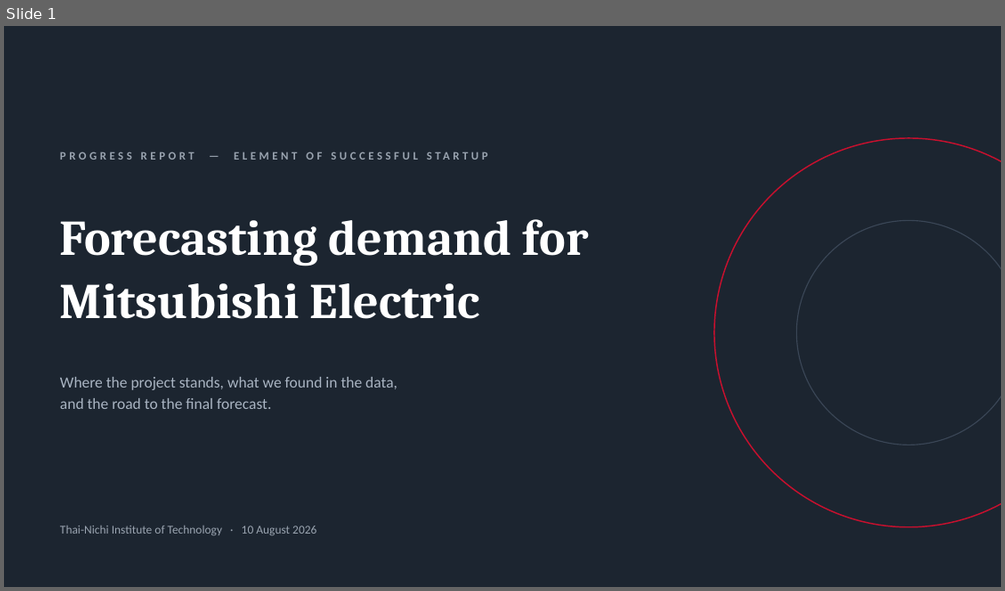
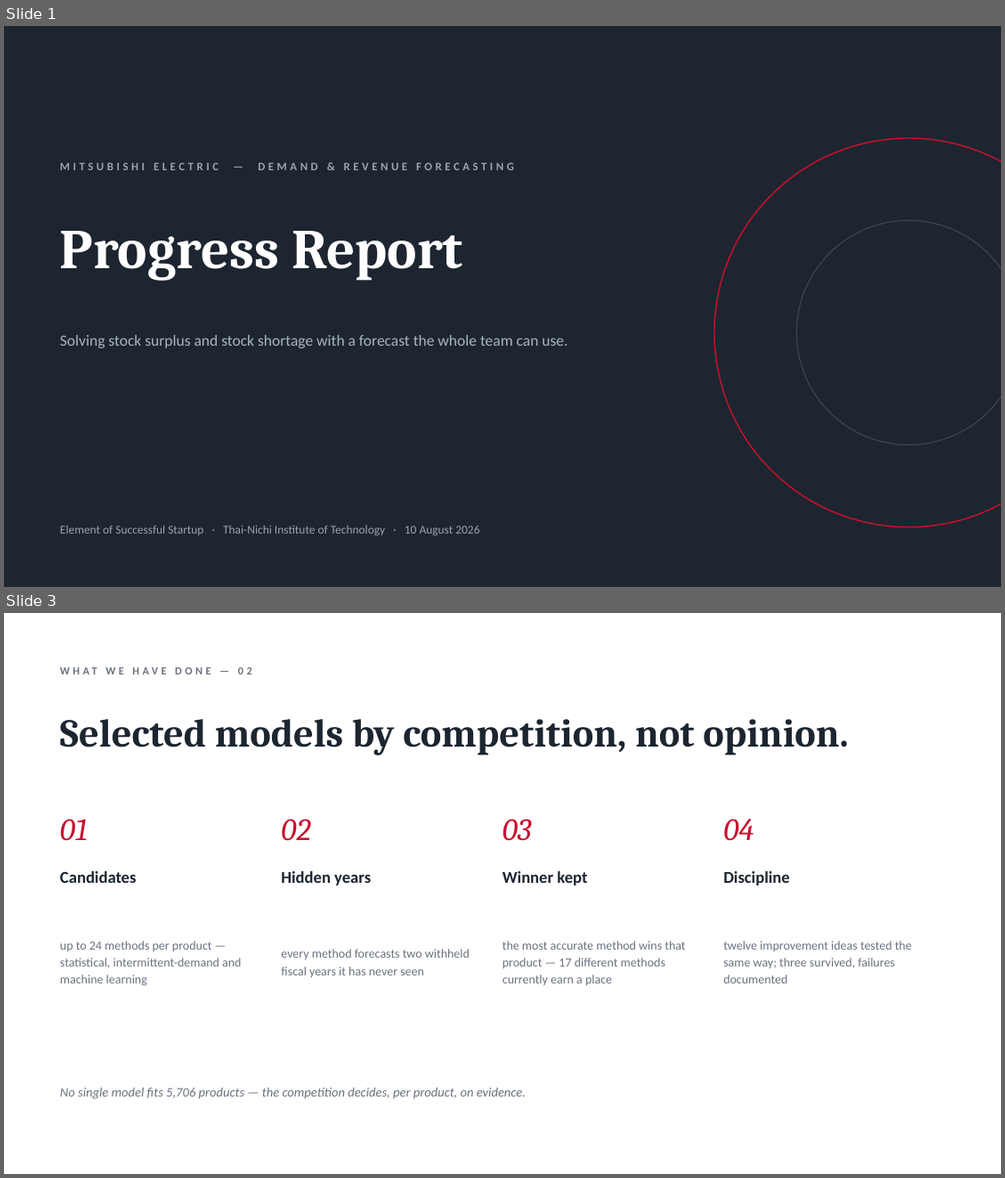
Before and after one commit to DokkDokki/SOE-105, a slide deck: presentation/FY2025_progress_report.pptx. Shown one above the other, each under a label of ours: slide 1 before the commit, slides 1 and 3 after it; the slides between them are not shown. The pictures are 1005x591 and 1005x1178 pixels, drawn with LibreOffice and Linux fonts; fonts in the diff are those of the drawing. Boxes give left, top, right and bottom in pixels: in the first picture for what was removed or moved away, otherwise in the second. Text is boxed around its words. In the diff, an @@ line names an element or a change of style, - is before the commit and + after.

```diff
--- a/presentation/FY2025_progress_report.pptx
+++ b/presentation/FY2025_progress_report.pptx
@@ slide 3 added at (x1=4, y1=613, x2=1001, y2=1174), background #FFFFFF @@
@@ text added at (x1=60, y1=659, x2=945, y2=682), 10.5 pt, text #6B7280, bold @@
+WHAT WE HAVE DONE — 02
@@ text added at (x1=60, y1=719, x2=849, y2=755), 38 pt, text #1C2530, bold @@
+Selected models by competition, not opinion.
@@ text added at (x1=60, y1=819, x2=88, y2=841), 30 pt, text #C8102E, italic @@
+01
@@ text added at (x1=281, y1=819, x2=310, y2=841), 30 pt, text #C8102E, italic @@
+02
@@ text added at (x1=502, y1=819, x2=531, y2=841), 30 pt, text #C8102E, italic @@
+03
@@ text added at (x1=723, y1=819, x2=753, y2=841), 30 pt, text #C8102E, italic @@
+04
@@ text added at (x1=60, y1=871, x2=137, y2=883), 16 pt, text #1C2530, bold @@
+Candidates
@@ text added at (x1=281, y1=871, x2=371, y2=885), 16 pt, text #1C2530, bold @@
+Hidden years
@@ text added at (x1=502, y1=871, x2=587, y2=885), 16 pt, text #1C2530, bold @@
+Winner kept
@@ text added at (x1=723, y1=871, x2=789, y2=885), 16 pt, text #1C2530, bold @@
+Discipline
@@ text added at (x1=60, y1=941, x2=241, y2=986), 12 pt, text #6B7280 @@
+up to 24 methods per product — statistical, intermittent-demand and machine learning
@@ text added at (x1=281, y1=949, x2=469, y2=977), 12 pt, text #6B7280 @@
+every method forecasts two withheld fiscal years it has never seen
@@ text added at (x1=502, y1=941, x2=685, y2=985), 12 pt, text #6B7280 @@
+the most accurate method wins that product — 17 different methods currently earn a place
@@ text added at (x1=723, y1=941, x2=912, y2=983), 12 pt, text #6B7280 @@
+twelve improvement ideas tested the same way; three survived, failures documented
@@ text added at (x1=60, y1=1087, x2=526, y2=1099), 12.5 pt, text #6B7280, italic @@
+No single model fits 5,706 products — the competition decides, per product, on evidence.
@@ slide 1 changed as well @@
@@ text at (x1=60, y1=162, x2=514, y2=170): text changed @@
-PROGRESS REPORT — ELEMENT OF SUCCESSFUL STARTUP
+MITSUBISHI ELECTRIC — DEMAND & REVENUE FORECASTING
@@ text at (x1=60, y1=231, x2=463, y2=281): text changed; size 48 to 54 pt @@
-Forecasting demand for
-Mitsubishi Electric
+Progress Report
@@ text at (x1=60, y1=335, x2=567, y2=348): text changed @@
-Where the project stands, what we found in the data,
-and the road to the final forecast.
+Solving stock surplus and stock shortage with a forecast the whole team can use.
@@ text at (x1=60, y1=524, x2=479, y2=535): text changed @@
-Thai-Nichi Institute of Technology · 10 August 2026
+Element of Successful Startup · Thai-Nichi Institute of Technology · 10 August 2026
```
Also in this commit, not shown: 5 other slides changed, 1 other slide added, 4 slides removed.
